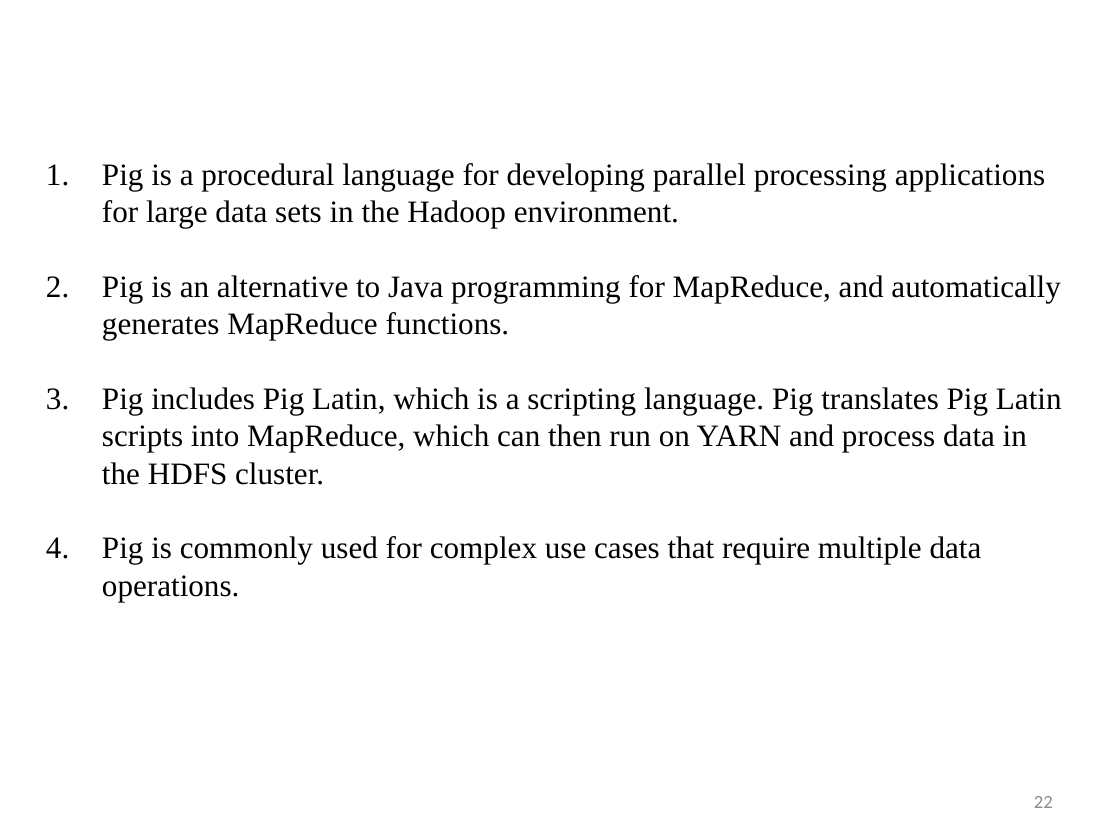
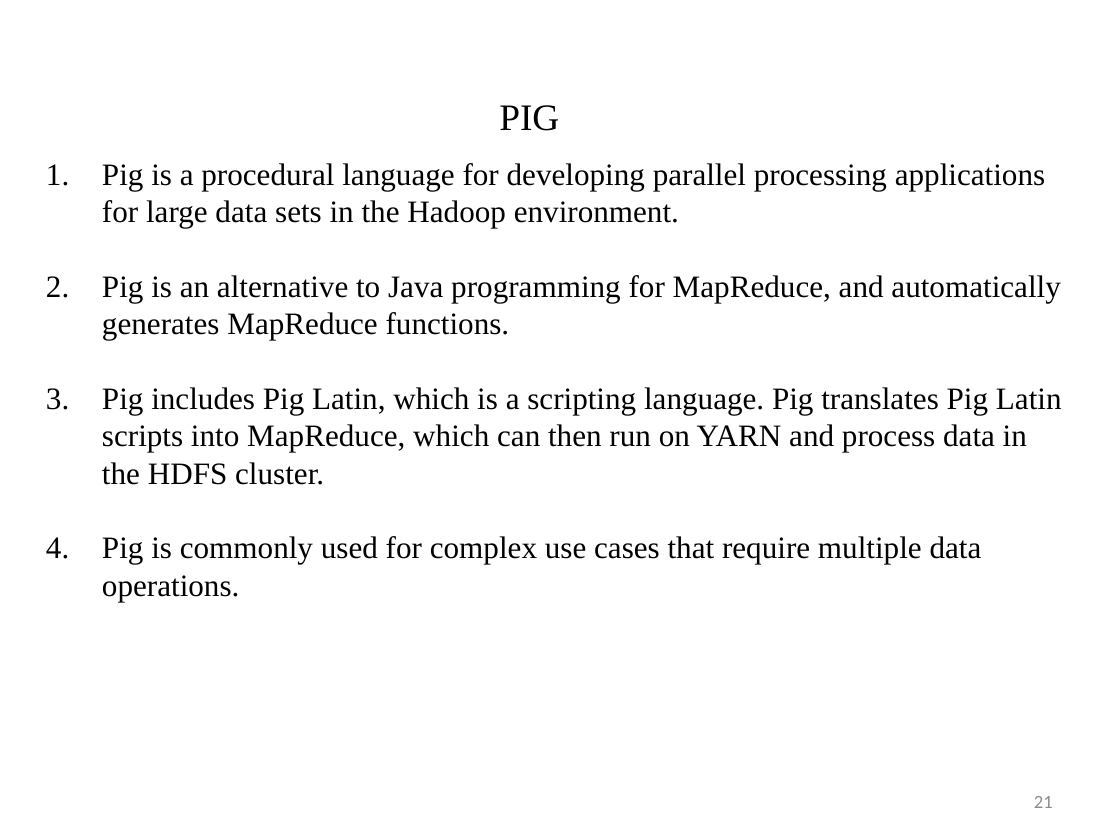
Before and after one commit to Akhshaya/H1b_Project, a slide deck: slide 21 of Bigdata PPT.pptx (slide 22 before the commit). Drawn at 1120x840 pixels with LibreOffice and Linux fonts; fonts in the diff are those of the drawing. Boxes give left, top, right and bottom in pixels: in the first picture for what was removed or moved away, otherwise in the second. Text is boxed around its words. In the diff, an @@ line names an element or a change of style, - is before the commit and + after.

```diff
--- a/Bigdata PPT.pptx
+++ b/Bigdata PPT.pptx
@@ text added at (499, 105, 559, 131), 24 pt, text #000000 @@
+PIG
@@ page number at (1034, 796, 1053, 808): text changed @@
-22
+21
```
Also in this commit, not shown: 4 other slides changed, 1 slide removed, 7 other files.
